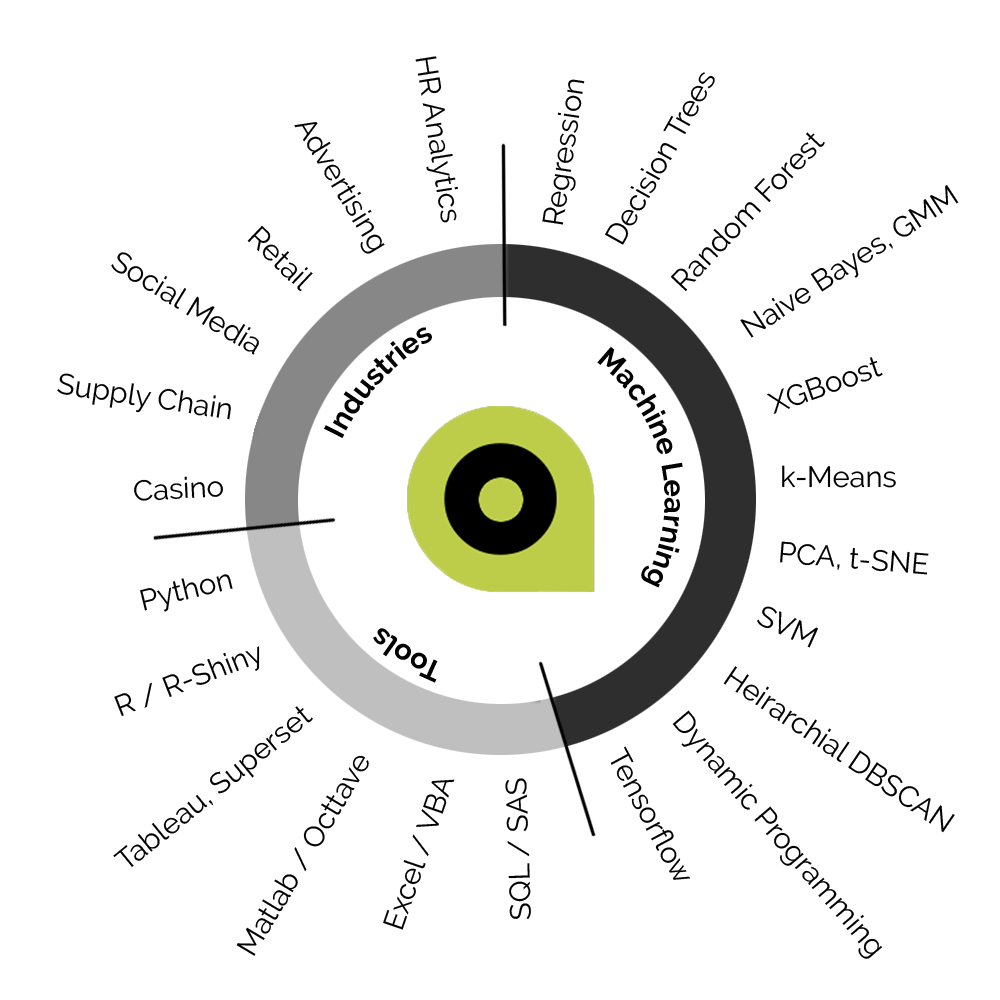
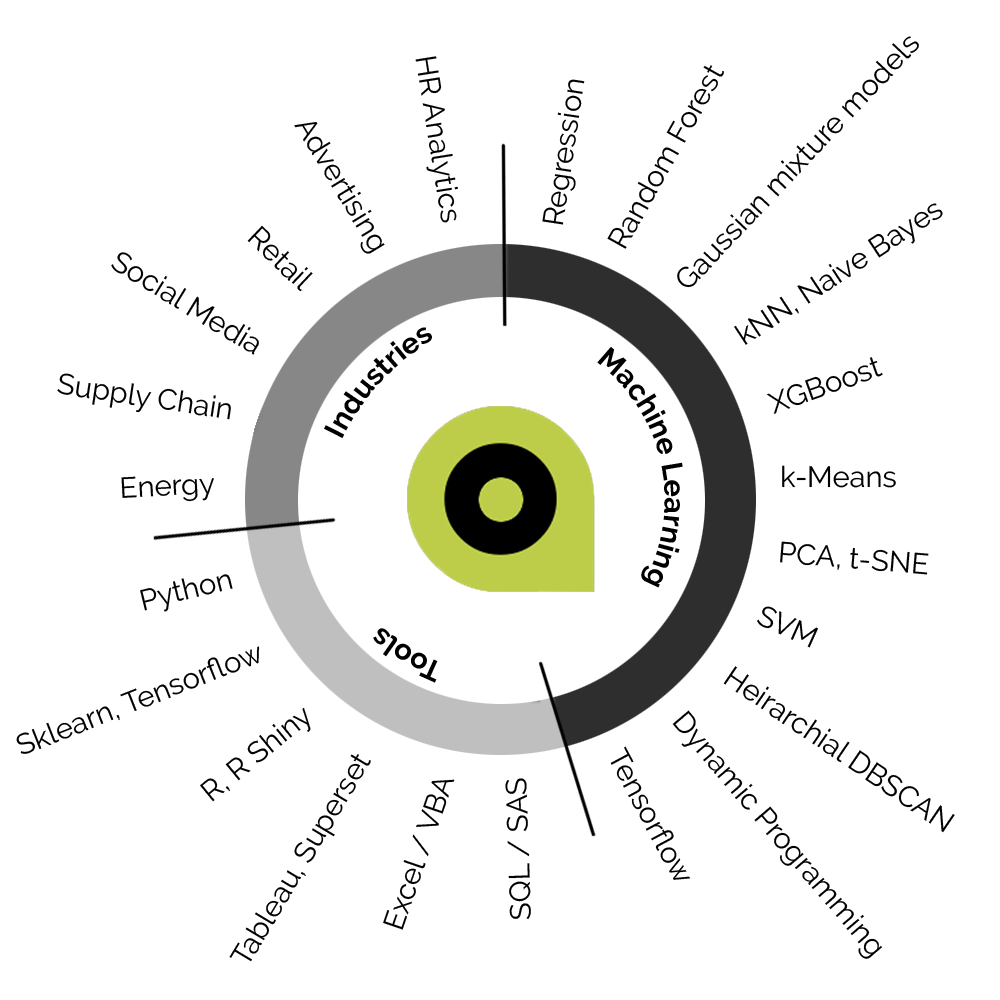
Layers edited between the first and the second w=1000, h=1000 image:
renamed "Naive Bayes, GMM" to "kNN, Naive Bayes", painted on it over bbox(734, 185, 959, 345)
renamed "Random Forest" to "Gaussian mixture models", painted on it over bbox(670, 36, 919, 291)
renamed "Decision Trees" to "Random Forest", painted on it over bbox(605, 65, 724, 249)
renamed "Casino" to "Energy", painted on it over bbox(121, 476, 223, 502)
renamed "Matlab / Octtave" to "Tableau, Superset", painted on it over bbox(229, 754, 371, 962)
renamed "Tableau, Superset" to "R, R Shiny", painted on it over bbox(113, 706, 313, 867)
renamed "R / R-Shiny" to "Sklearn, Tensorflow", painted on it over bbox(16, 646, 260, 754)
